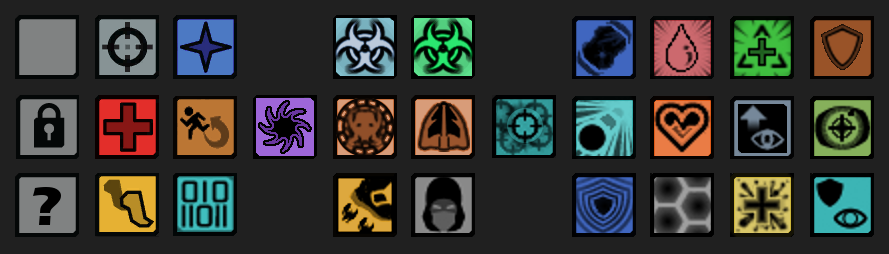
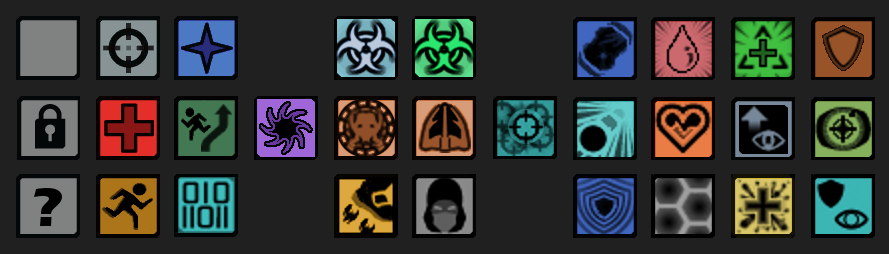
Two versions of the same layered image (889x254). Layer-by-layer changes:
painted on "Layer #1" over [15, 15, 875, 238]
